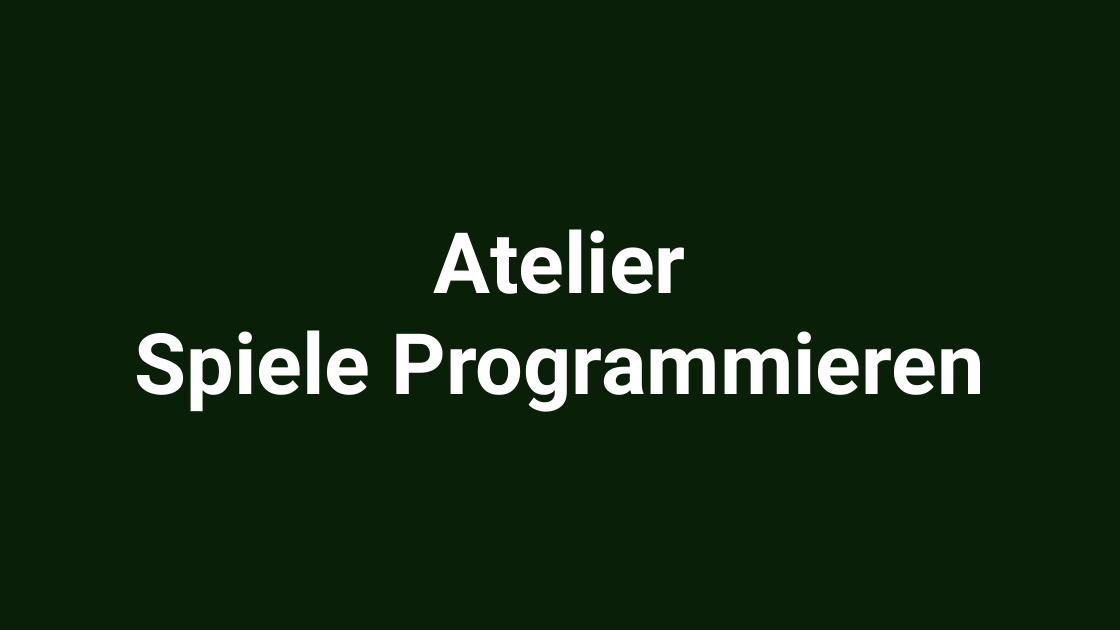
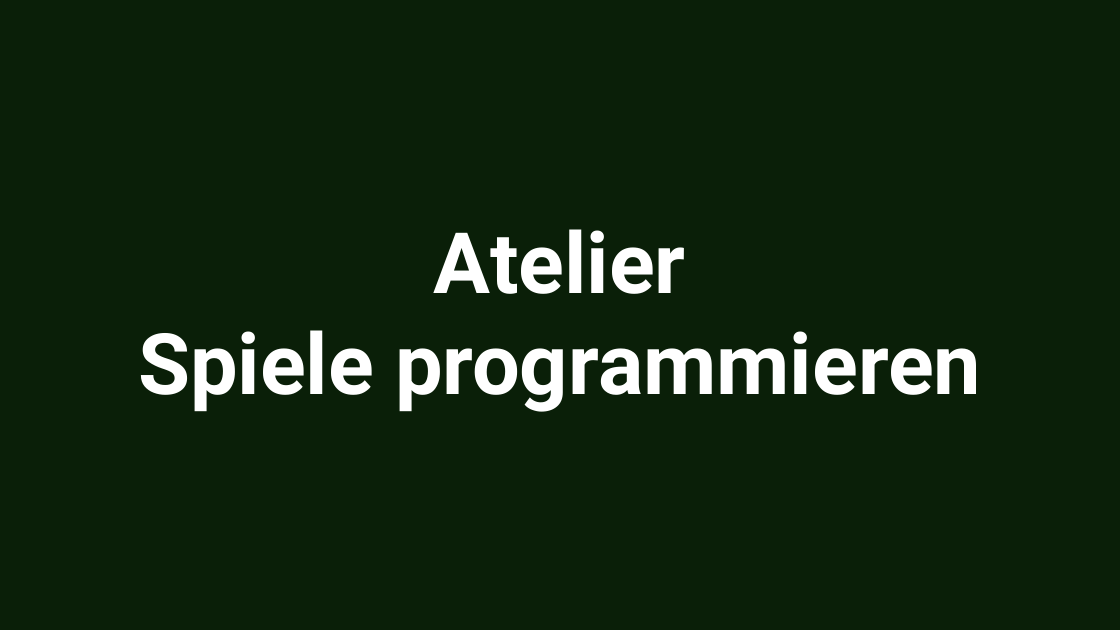
Before and after one commit to odenwilusenz/lp21-godot, a slide deck: slide 1 of Lektionen/lektion 1 - Grundlagen.odp. Drawn at 1120x630 pixels with LibreOffice and Linux fonts; fonts in the diff are those of the drawing. Boxes give left, top, right and bottom in pixels: in the first picture for what was removed or moved away, otherwise in the second. Text is boxed around its words. In the diff, an @@ line names an element or a change of style, - is before the commit and + after.

```diff
--- a/Lektionen/lektion 1 - Grundlagen.odp
+++ b/Lektionen/lektion 1 - Grundlagen.odp
@@ title at (138, 229, 981, 412): text changed @@
-Atelier
-Spiele Programmieren
+Atelier
+Spiele programmieren
```
Also in this commit, not shown: 1 slide added, 12 other files.
